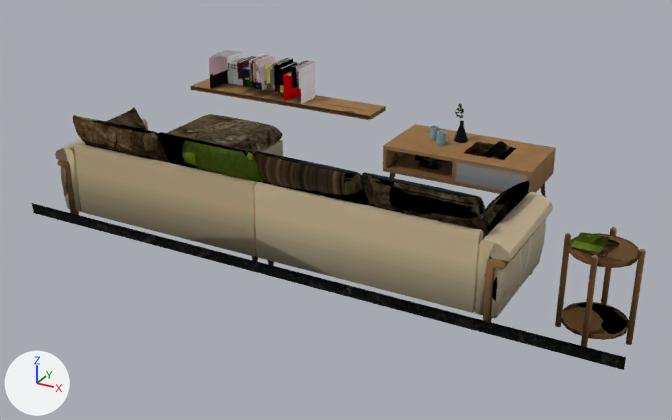
What one commit did to the glTF model test/models/furniture-rest/salon-angle.glb.
Camera for both pictures: a 50 mm lens placed at (2.93, -5.7, 2.87), pointed at (-0.04, -0.3, 0.17). Every picture has the same lights, and +X, +Y and +Z are marked at lower left. The older version comes first. Where no turn or scale is listed for an object, it has been applied to the vertices.

Names of what the first picture shows: 'sofa_1', 'sofa_3', 'sofa_9' and 1 more.
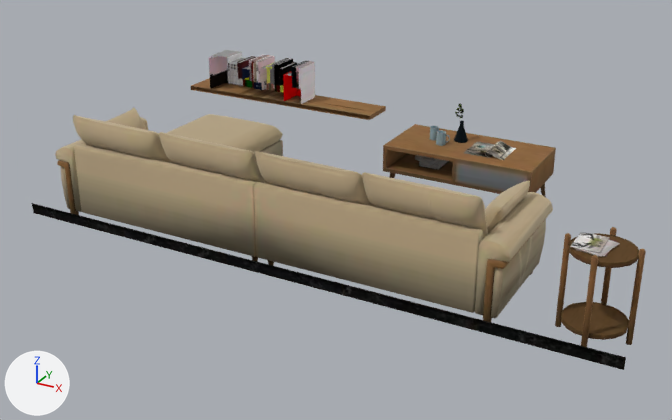
Patch to the scene script:
```diff
--- a/test/models/furniture-rest/salon-angle.glb.py
+++ b/test/models/furniture-rest/salon-angle.glb.py
@@ img_image_1 @@
-img_image_1 = load_image('Image_1', '_unpacked/Image_1', 512, 512, 'Non-Color')
+img_image_1 = load_image('Image_1', '_unpacked/Image_1', 512, 512, 'sRGB')
@@ mat_sofa_2m @@
 n0 = _N.new('ShaderNodeBsdfPrincipled'); n0.name = 'Principled BSDF'
 n2.image = img_image_0
-n3 = _N.new('ShaderNodeNormalMap'); n3.name = 'Normal Map'
-n3.uv_map = 'UVMap'
-n4 = _N.new('ShaderNodeTexImage'); n4.name = 'Image Texture.001'
-n4.image = img_image_1
 _L.new(n0.outputs[0], n1.inputs[0])  # 'BSDF' to 'Surface'
 _L.new(n2.outputs[0], n0.inputs[0])  # 'Color' to 'Base Color'
-_L.new(n3.outputs[0], n0.inputs[5])  # 'Normal' to 'Normal'
-_L.new(n4.outputs[0], n3.inputs[1])  # 'Color' to 'Color'
@@ mat_sofa_3m @@
 n0 = _N.new('ShaderNodeBsdfPrincipled'); n0.name = 'Principled BSDF'
 n2 = _N.new('ShaderNodeTexImage'); n2.name = 'Image Texture'
-n2.image = img_image_2
-n3 = _N.new('ShaderNodeNormalMap'); n3.name = 'Normal Map'
-n3.uv_map = 'UVMap'
-n4 = _N.new('ShaderNodeTexImage'); n4.name = 'Image Texture.001'
-n4.image = img_image_3
+n2.image = img_image_1
 _L.new(n0.outputs[0], n1.inputs[0])  # 'BSDF' to 'Surface'
 _L.new(n2.outputs[0], n0.inputs[0])  # 'Color' to 'Base Color'
-_L.new(n3.outputs[0], n0.inputs[5])  # 'Normal' to 'Normal'
-_L.new(n4.outputs[0], n3.inputs[1])  # 'Color' to 'Color'
@@ mat_sofa_5m @@
 n0 = _N.new('ShaderNodeBsdfPrincipled'); n0.name = 'Principled BSDF'
 n2 = _N.new('ShaderNodeTexImage'); n2.name = 'Image Texture'
-n2.image = img_image_6
-n3 = _N.new('ShaderNodeNormalMap'); n3.name = 'Normal Map'
-n3.uv_map = 'UVMap'
-n4 = _N.new('ShaderNodeTexImage'); n4.name = 'Image Texture.001'
-n4.image = img_image_7
+n2.image = img_image_3
 _L.new(n0.outputs[0], n1.inputs[0])  # 'BSDF' to 'Surface'
 _L.new(n2.outputs[0], n0.inputs[0])  # 'Color' to 'Base Color'
-_L.new(n3.outputs[0], n0.inputs[5])  # 'Normal' to 'Normal'
-_L.new(n4.outputs[0], n3.inputs[1])  # 'Color' to 'Color'
```

Changed parts and their boxes (x1, y1, x2, y2) in the pictures (672 x 420 px):
'sofa_1', surface changed: (55, 99, 645, 349) in both
'sofa_3', surface changed (lighter): (73, 107, 620, 257) in both
